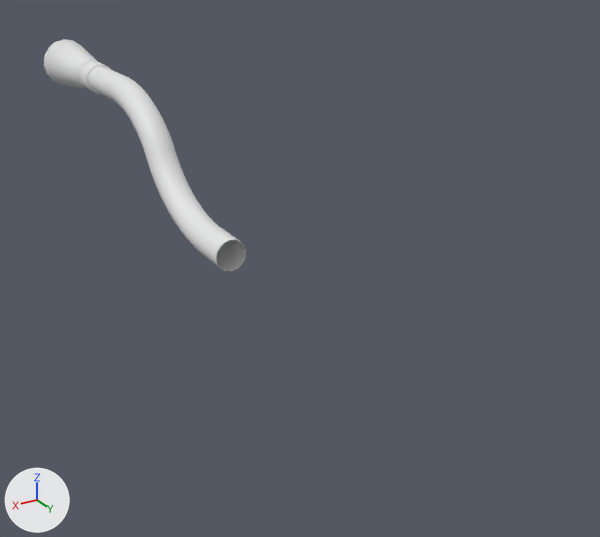
The FBX model Assets/Meshes/Equipment/FirefighterExtinguisher.fbx: old version first, new version second.
One viewpoint serves both versions: a 50 mm camera at (0.237, 0.706, 0.14) aimed at (-0.042, 0.241, -0.093). Every picture has the same lights, and +X, +Y and +Z are marked at lower left. Where no turn or scale is listed for an object, it has been applied to the vertices.

In view in the first picture: 'FirefighterExtinguisher'.
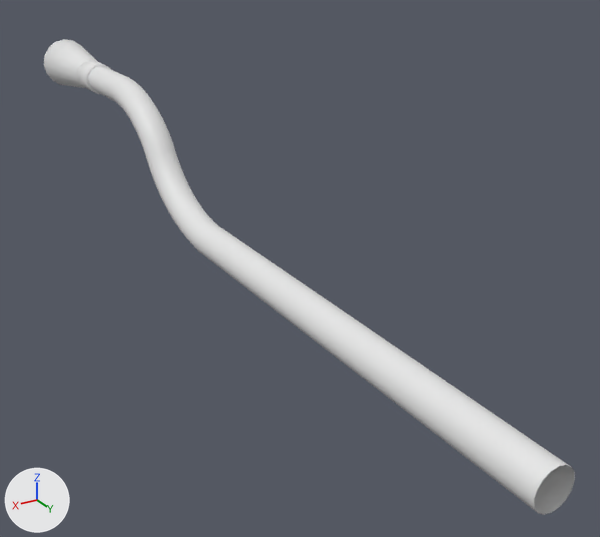
Where the change shows, as pixel boxes (x1, y1, x2, y2) in the pictures (600 x 537 px; the box of a moved part takes in the faces that stretch with it):
'FirefighterExtinguisher', reshaped (162% wider, 105% taller): before (44, 39, 246, 271); after (44, 39, 575, 515)
part 1 of me_firefighterextinguisher, moved or reshaped: before (213, 233, 246, 271); after (213, 233, 575, 515)

Edits to the bpy script that builds the scene:
```text
Change me_firefighterextinguisher:
    where me_firefighterextinguisher.from_pydata(...)  # 624 vertices, 609 faces; spans x -0.023..0.023, y -0.145..0.218, z -0.094..0.023
    used by ob_firefighterextinguisher; location = (0.0, 0.0, 0.0)
    me_firefighterextinguisher part 1: all 16 vertices in x -0.012..0.012, y 0.218, z -0.094..-0.07 are moved by (0.0, 0.3, 0.0)
```
